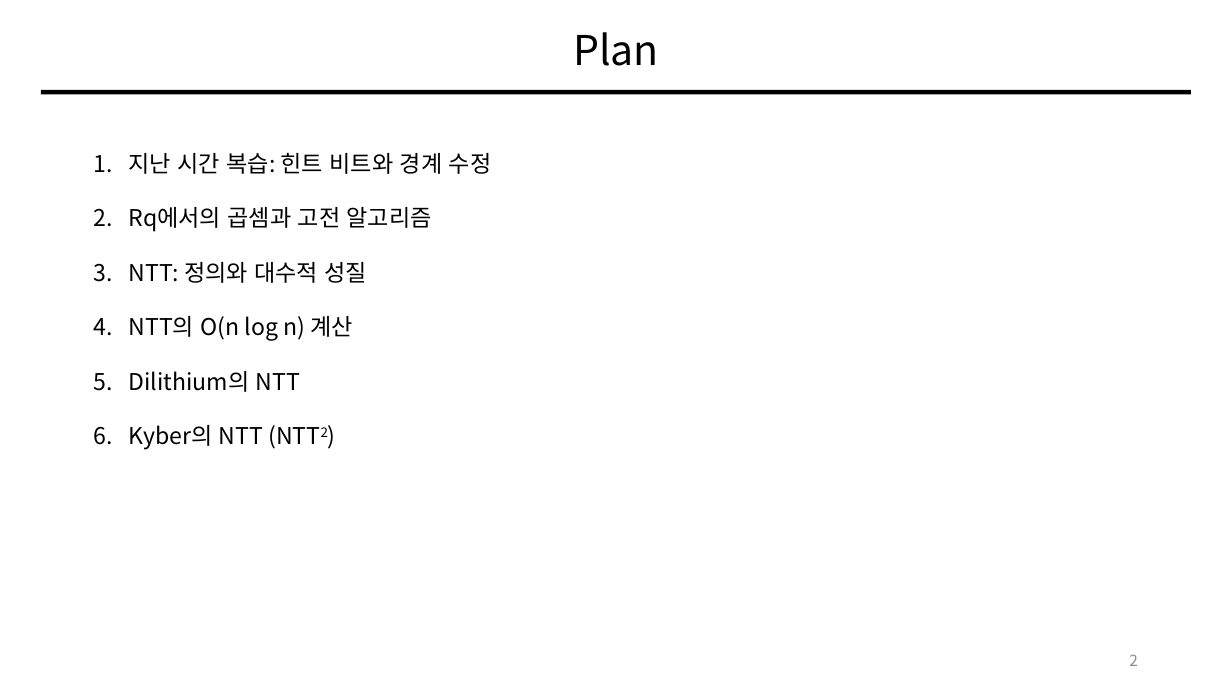
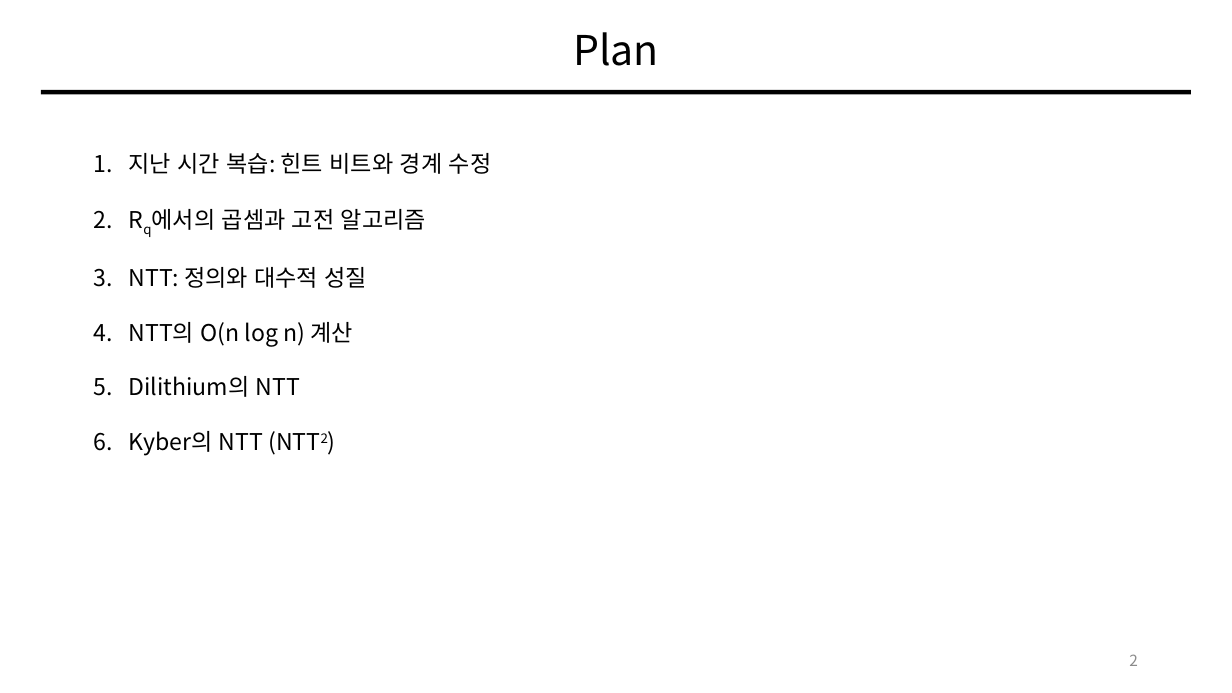
Before and after one commit to giyuubin/PQC, a slide deck: slide 2 of presentation/0828_13_Number-Theoretic-Transform.pptx. Drawn at 1232x693 pixels with LibreOffice and Linux fonts; fonts in the diff are those of the drawing. Boxes give left, top, right and bottom in pixels: in the first picture for what was removed or moved away, otherwise in the second. Text is boxed around its words. In the diff, an @@ line names an element or a change of style, - is before the commit and + after.

```diff
--- a/presentation/0828_13_Number-Theoretic-Transform.pptx
+++ b/presentation/0828_13_Number-Theoretic-Transform.pptx
@@ text at [222,209,426,230]: now subscript in "Rq에서의" @@
```
Also in this commit, not shown: 4 other slides changed.
